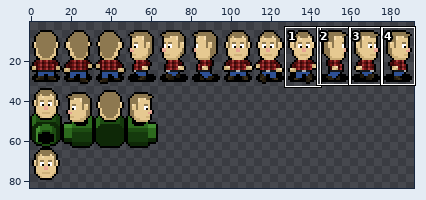
One commit to this sprite sheet: game/assets/images/players/alex.png. The first picture is a wide view before the edit; the outline marks the close-up.
Close-up. Earlier state:
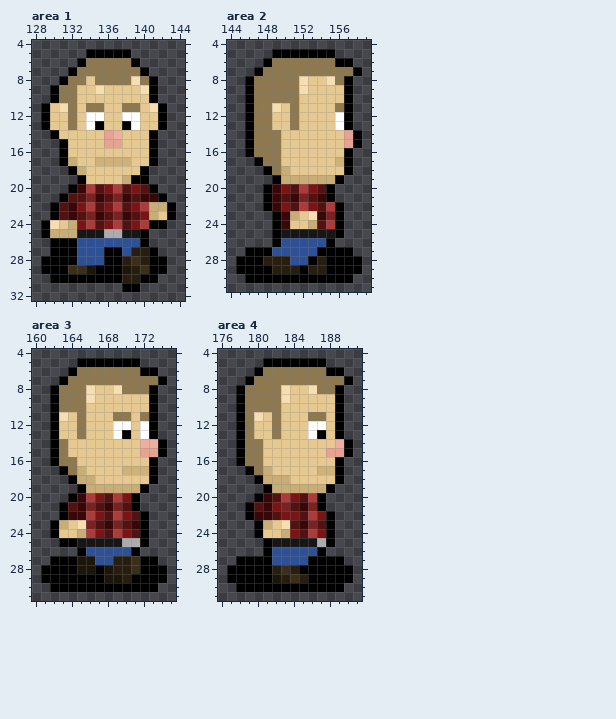
The file is 192x96 pixels. Colours within 5 levels of each other are drawn and written as one. Shown: area 1: x 128..144, y 4..32; area 2: x 144..159, y 4..31; area 3: x 160..175, y 4..31; area 4: x 176..191, y 4..31. The wide view leaves out empty margins. The commit also changed other parts of the picture, which this record leaves out.
The result:
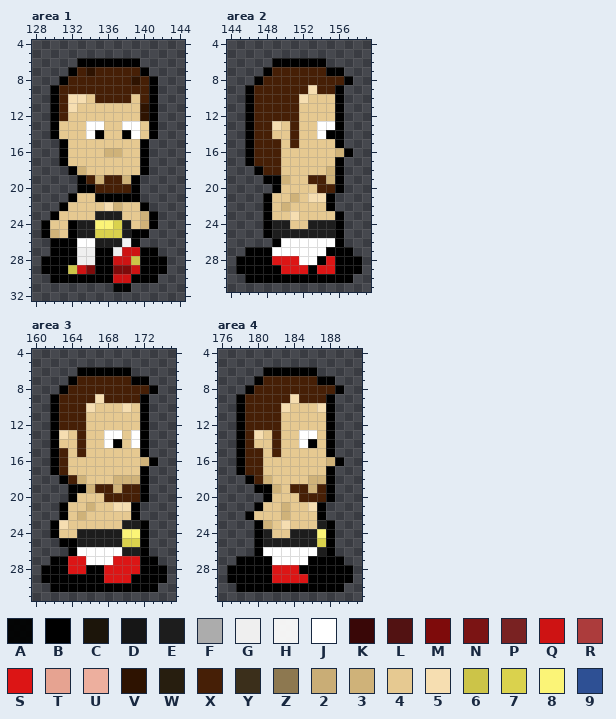
Palette (. is transparent): A #000000ef  B #000000  C #1c150a  D #161616  E #1d1d1d  F #acacac  G #efefef  H #ffffffef  J #ffffff  K #390707  L #521212  M #7e0b0b  N #7b1414  P #792222  Q #ce1313  R #ac3c3c  S #dc1515  T #e6a391  U #edaf9e  V #2e1301  W #271e0f  X #461f06  Y #3b2f1b  Z #8d7850  2 #c9ad76  3 #cfb279  4 #e6c991  5 #f6deb1  6 #ccc448  7 #dad24d  8 #fbf477  9 #2e5094
Changes in this commit:
Changed rows in their new state; - is an unchanged pixel.
Area 1:
first column x 129:
 5 -----.....-----
 6 -----BBBBB-----
 7 ----XVXXXXX----
 8 ---XXXXXXXVX---
 9 --XXXXXXXXXX---
10 --X55-XXXX-X---
11 .BX5-44--44VB.-
12 .BX4-44--44VB.-
13 .B-4--J--J--B.-
14 -----JB44BJ----
15 -------44--B.--
16 -------33--B.--
17 ---4--4444-B.--
18 ----3----------
19 -----X3XX3-.---
20 ---.BBXXXXB..--
21 --.B44BBBBB...-
22 -.B44445344B...
23 --4444EEE443B..
24 -4-BEE887E43-.-
25 -34BEE777EB----
26 ----JJEEEHA.---
27 ----GGB-GQQB---
28 ----GGB-QQ6B---
29 ---6QM--MMQB---
30 --------QQB----
31 --------AA.----
Area 2:
first column x 146:
 5 ---.......---
 6 --.BBBBBB...-
 7 -.BXXXXXXBB..
 8 .BXXXXXXXXX--
 9 -XXXXXX5XXB.-
10 -XXXXX5---B.-
11 -XXXXX----B.-
12 -XXXXX----B.-
13 -XX5-X--JJB.-
14 -XX4-X--JBB..
15 -XXX-X----B..
16 -XXX------3--
17 BXXX------B.-
18 -BXX4----3B.-
19 --B-344XX3---
20 --.B4444XXB--
21 ---443455----
22 ---434444B.--
23 --B445-444---
24 --BEE--EEE---
25 --BEEEEEEE---
26 ----JJJJJJB--
27 ---JJJJJJ----
28 --BSSSJJBS---
29 ---BSSSBSS---
Area 3:
first column x 162:
 5 ---.......---
 6 --.BBBBBB...-
 7 -.BXXXXXXBB..
 8 .BXXXXXXXXX--
 9 -XXXX5XXXXB.-
10 -XXX5---5-B.-
11 -XXX---44-B.-
12 -XXX---44-B.-
13 -5-X--J-4JB.-
14 -4-X--JB-JB..
15 -X-X------B..
16 -X4-------3--
17 BX44----44B.-
18 -BX34--333B.-
19 --B-3XX3XX---
20 ---444XXXXB--
21 --4434455----
22 --4344444B.--
23 -5-44444EE---
24 ---EEEEE88---
25 ---EEEEE77---
26 --BJJJJJEEB--
27 --SSJJJSSS---
28 --SSB-SSSS---
29 ------SSS----
Area 4:
first column x 178:
 5 ---.......---
 6 --.BBBBBB...-
 7 -.BXXXXXXBB..
 8 .BXXXXXXXXX--
 9 -XXXXX5XXXB.-
10 -XXXX5---5B.-
11 -XXXX---44B.-
12 -XXXX---44B.-
13 -X5-X--J-4B.-
14 -X4-X--JB-B..
15 -XX-X-----B..
16 -XX-------3--
17 BXX4-----4B.-
18 -BX344--33B.-
19 --B-34XX3X---
20 --.B444XXXB--
21 -.B443445----
22 --4443444B.--
23 ---3--444E---
24 ---E-4EEE8---
25 --BEEEEEE7---
26 --BJJJJJJEB--
27 ----JJJJ-----
28 ----SSS------
29 ----SSSS-----
Where, in picture pixels (left, top, right, bottom), the same in both close-ups:
changed: (41, 49, 176, 292)
changed: (245, 49, 362, 274)
changed: (50, 358, 167, 583)
changed: (236, 358, 353, 583)
